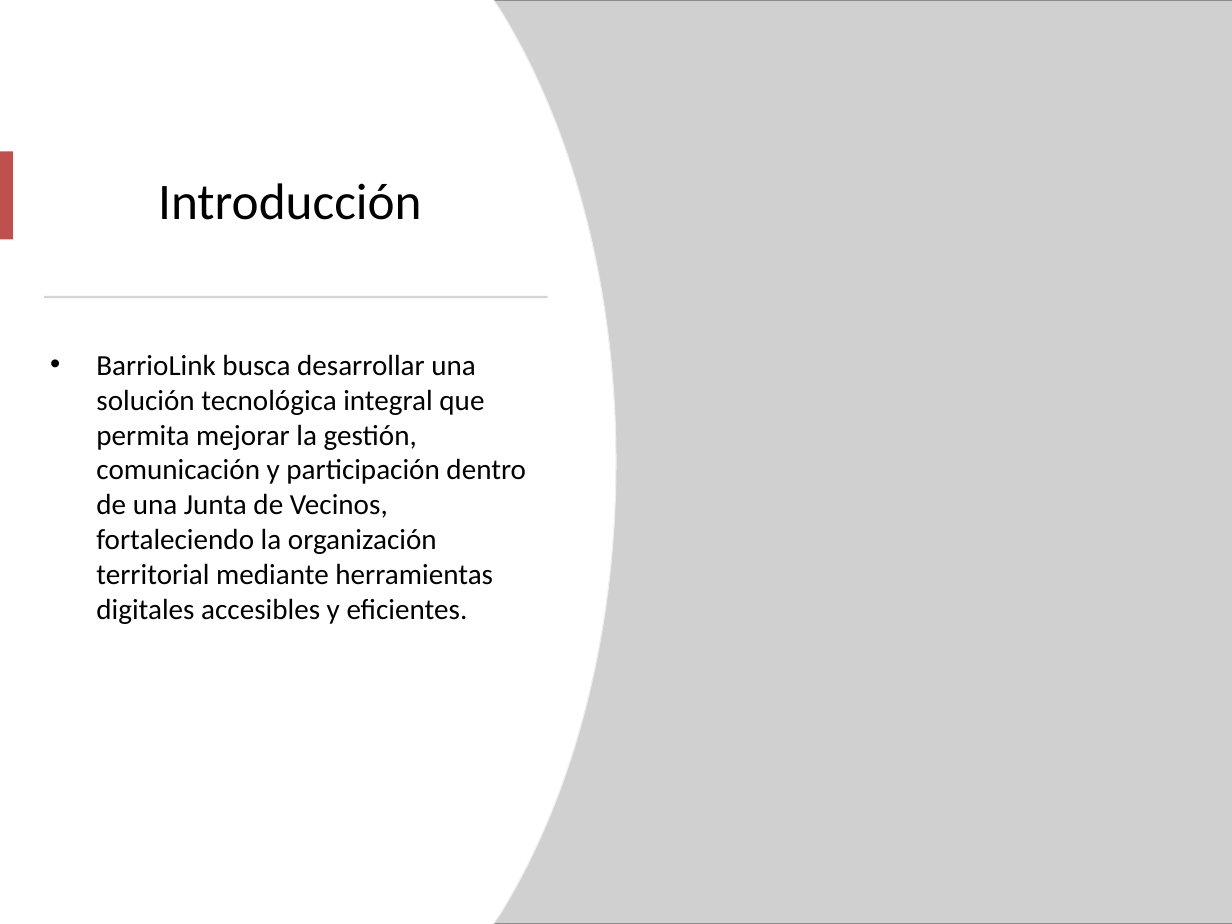
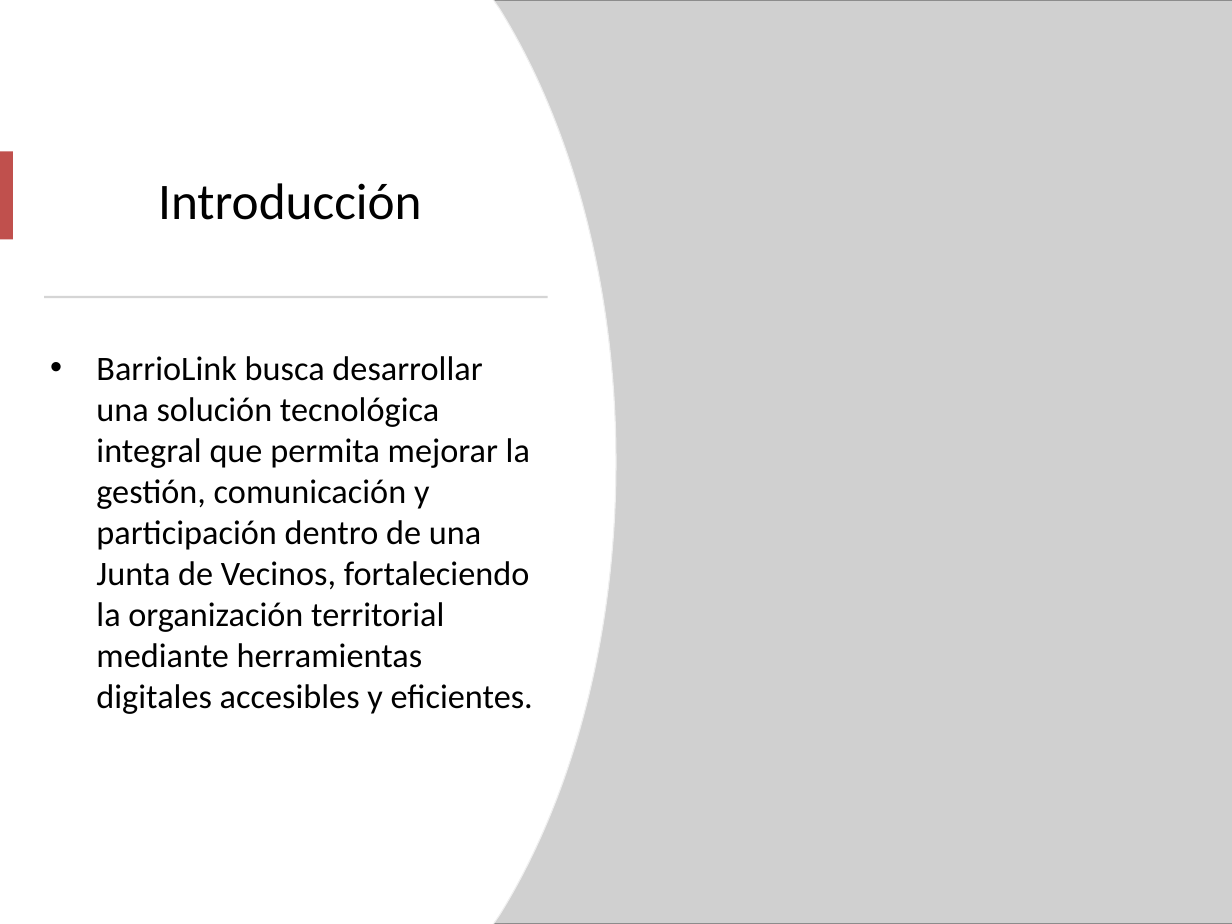
Before and after one commit to DalizC/PTY4614, a slide deck: slide 1 of Equipo 09/Fase 2/Evidencias Proyecto/Presentacion.pptx. Drawn at 1232x924 pixels with LibreOffice and Linux fonts; fonts in the diff are those of the drawing; grey boxes stand for pictures. Boxes give left, top, right and bottom in pixels: in the first picture for what was removed or moved away, otherwise in the second. Text is boxed around its words. In the diff, an @@ line names an element or a change of style, - is before the commit and + after.

```diff
--- a/Equipo 09/Fase 2/Evidencias Proyecto/Presentacion.pptx
+++ b/Equipo 09/Fase 2/Evidencias Proyecto/Presentacion.pptx
@@ text "BarrioLink busca desarrollar una solución ..." at <box>96,356,533,714</box>: size 17 to 20 pt @@
```
Also in this commit, not shown: 6 other slides changed, 2 other files.
